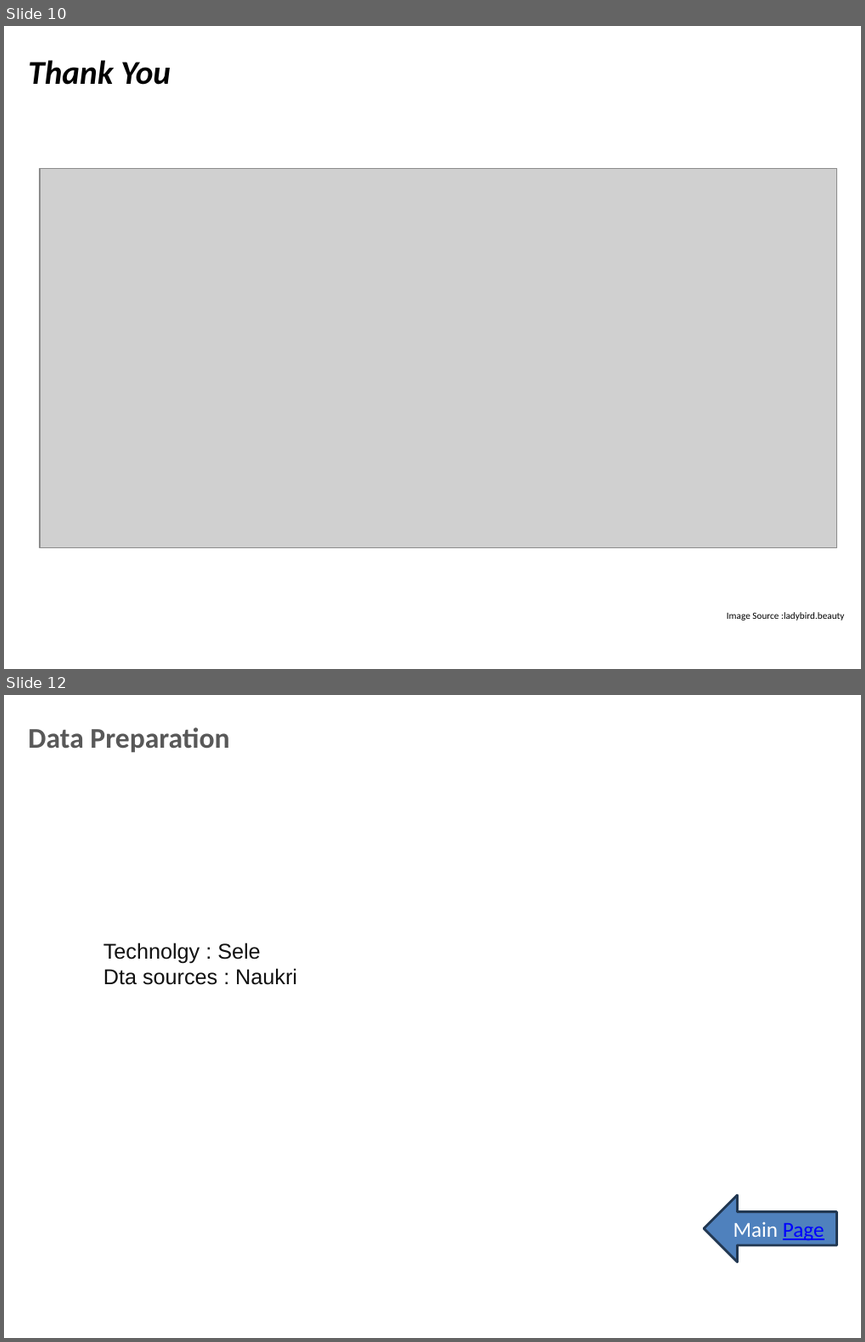
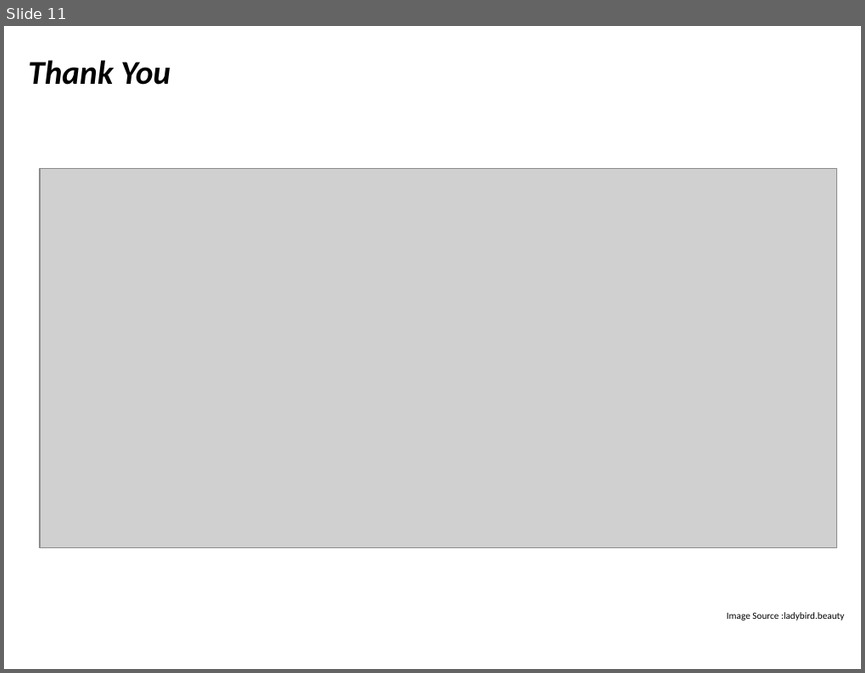
Before and after one commit to anirudhyadav/ISBG4FP1, a slide deck: Foundation_Project_G4__Final_Review_Trending_Jobs.pptx. Shown one above the other, each under a label of ours: slides 10 and 12 before the commit, slide 11 after it; the slides between them are not shown. The pictures are 865x1342 and 865x673 pixels, drawn with LibreOffice and Linux fonts; fonts in the diff are those of the drawing; grey boxes stand for pictures; background and template pictures are left out. Boxes give left, top, right and bottom in pixels: in the first picture for what was removed or moved away, otherwise in the second. Text is boxed around its words. In the diff, an @@ line names an element or a change of style, - is before the commit and + after.

```diff
--- a/Foundation_Project_G4__Final_Review_Trending_Jobs.pptx
+++ b/Foundation_Project_G4__Final_Review_Trending_Jobs.pptx
@@ slide 12 removed at (x1=4, y1=695, x2=861, y2=1338), background picture (left out); not listed: 1 template element that a slide beside it also shows @@
@@ title removed at (x1=28, y1=727, x2=229, y2=753) @@
-Data Preparation
@@ text removed at (x1=103, y1=942, x2=297, y2=985) @@
-Technolgy : Sele
-Dta sources : Naukri
@@ left arrow removed at (x1=704, y1=1195, x2=837, y2=1261) @@
-Main Page
@@ what was slide 10 is now slide 11 @@
```
Also in this commit, not shown: 6 slides changed, 5 slides added, 1 other slide removed, 2 other files.
